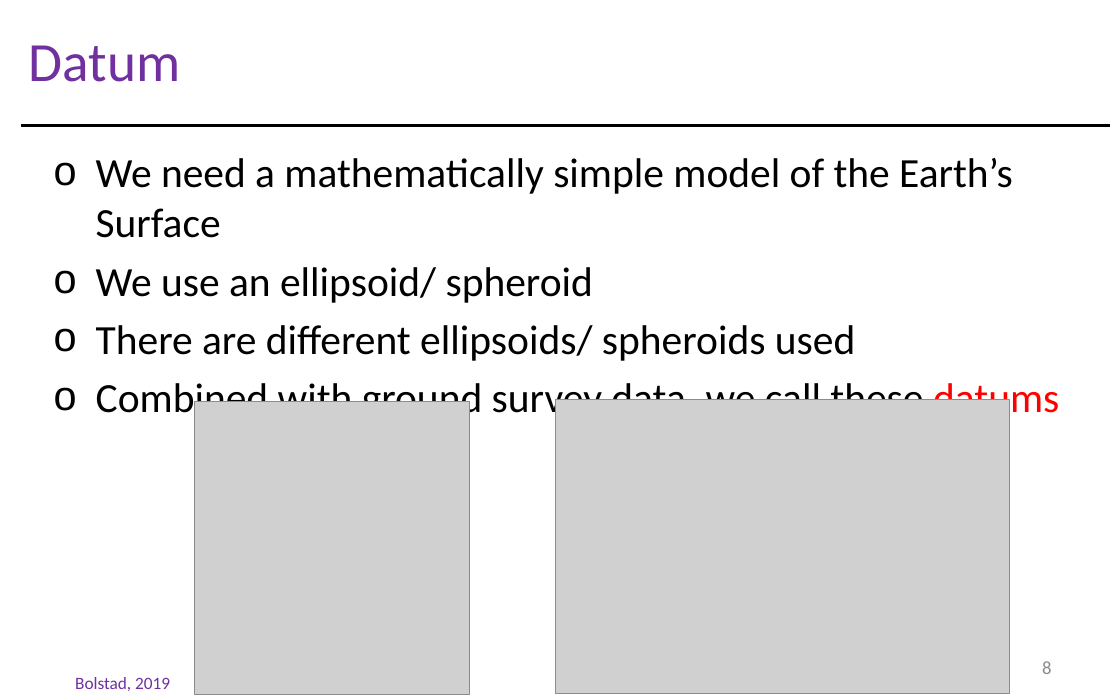
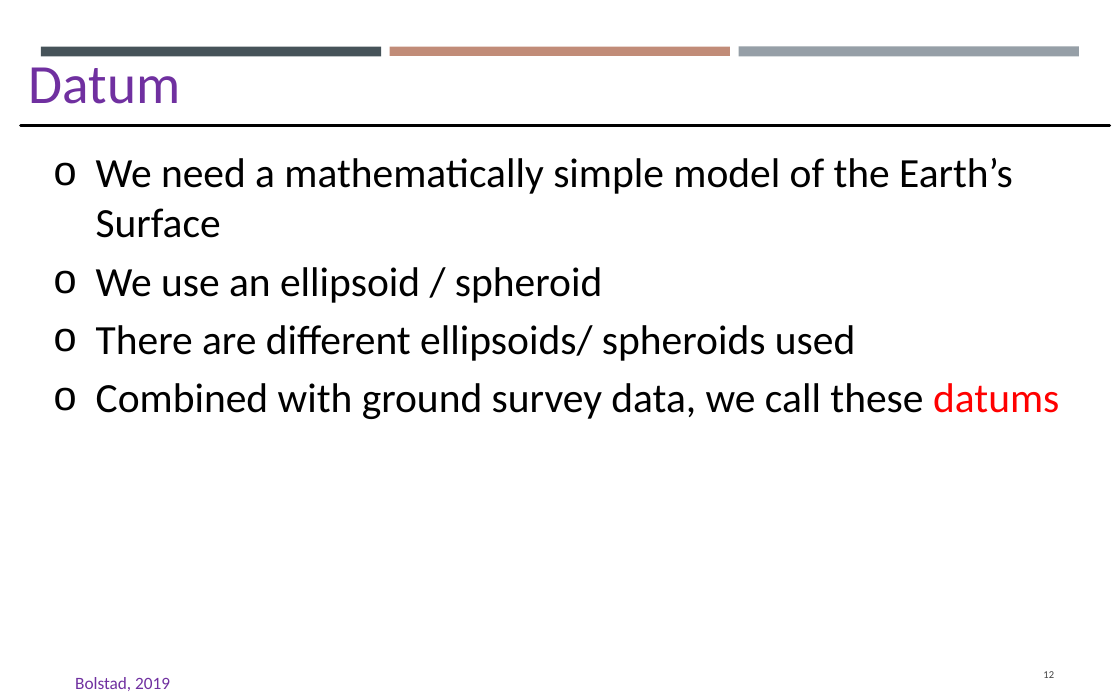
Before and after one commit to gisynw/GIS_I, a slide deck: slide 12 of docs/Lectures/Week03/Lecture02_GEOG2475_Datum.pptx (slide 8 before the commit). Drawn at 1120x700 pixels with LibreOffice and Linux fonts; fonts in the diff are those of the drawing; grey boxes stand for pictures. Boxes give left, top, right and bottom in pixels: in the first picture for what was removed or moved away, otherwise in the second. Text is boxed around its words. In the diff, an @@ line names an element or a change of style, - is before the commit and + after.

```diff
--- a/docs/Lectures/Week03/Lecture02_GEOG2475_Datum.pptx
+++ b/docs/Lectures/Week03/Lecture02_GEOG2475_Datum.pptx
@@ text "Datum": place and size @@
-text "Datum" at bbox=[29, 45, 181, 82]
+text "Datum" at bbox=[29, 67, 181, 104]
@@ rectangle added at bbox=[41, 47, 381, 57], fill #465359 @@
@@ rectangle added at bbox=[390, 47, 729, 56], fill #C18C78 @@
@@ rectangle added at bbox=[739, 46, 1079, 56], fill #969FA7 @@
@@ text at bbox=[96, 267, 602, 303]: spaces changed @@
-o We use an ellipsoid/ spheroid
+o We use an ellipsoid / spheroid
@@ picture removed at bbox=[194, 402, 469, 696] @@
@@ picture removed at bbox=[555, 399, 1009, 693] @@
@@ page number at bbox=[1043, 671, 1054, 678]: text changed; size 10.8 to 6.1 pt; text colour #8C8C8C to #404040 @@
-8
+12
```
Also in this commit, not shown: 64 other slides changed, 8 slides added, 2 slides removed, 2 other files.
